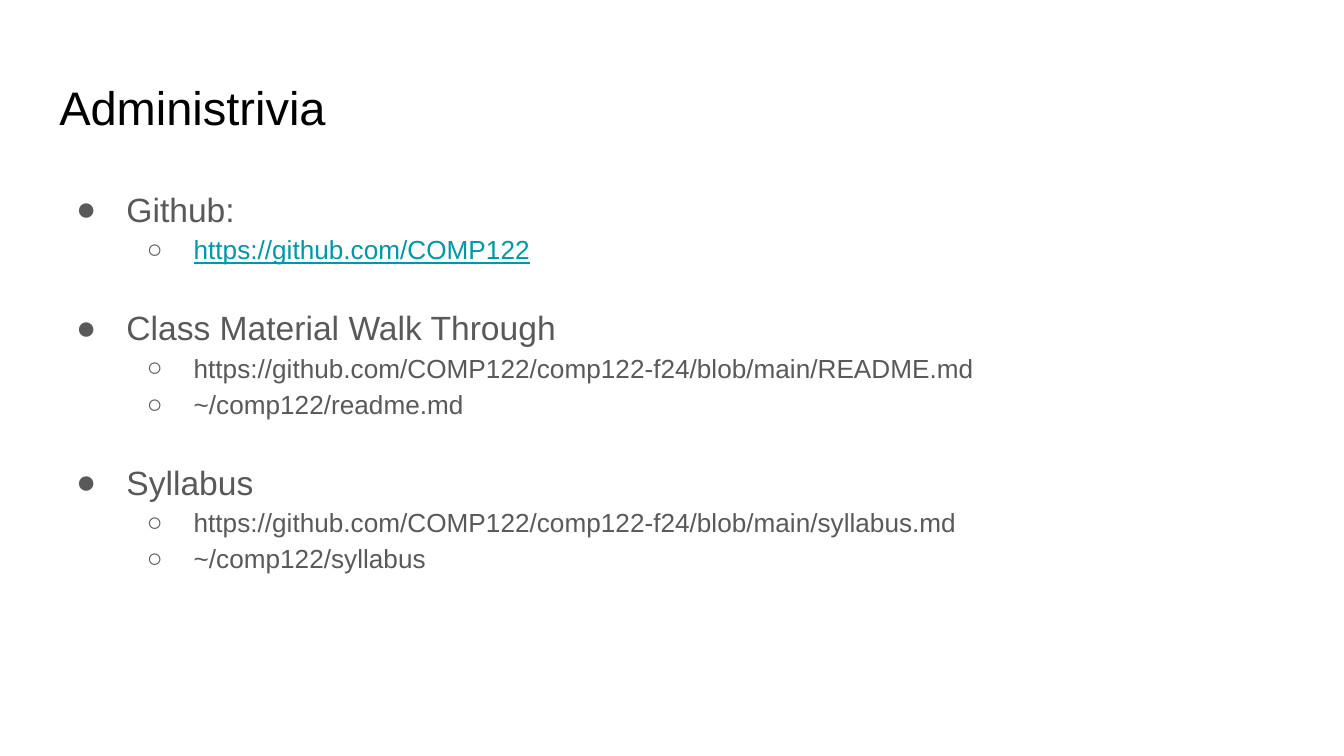
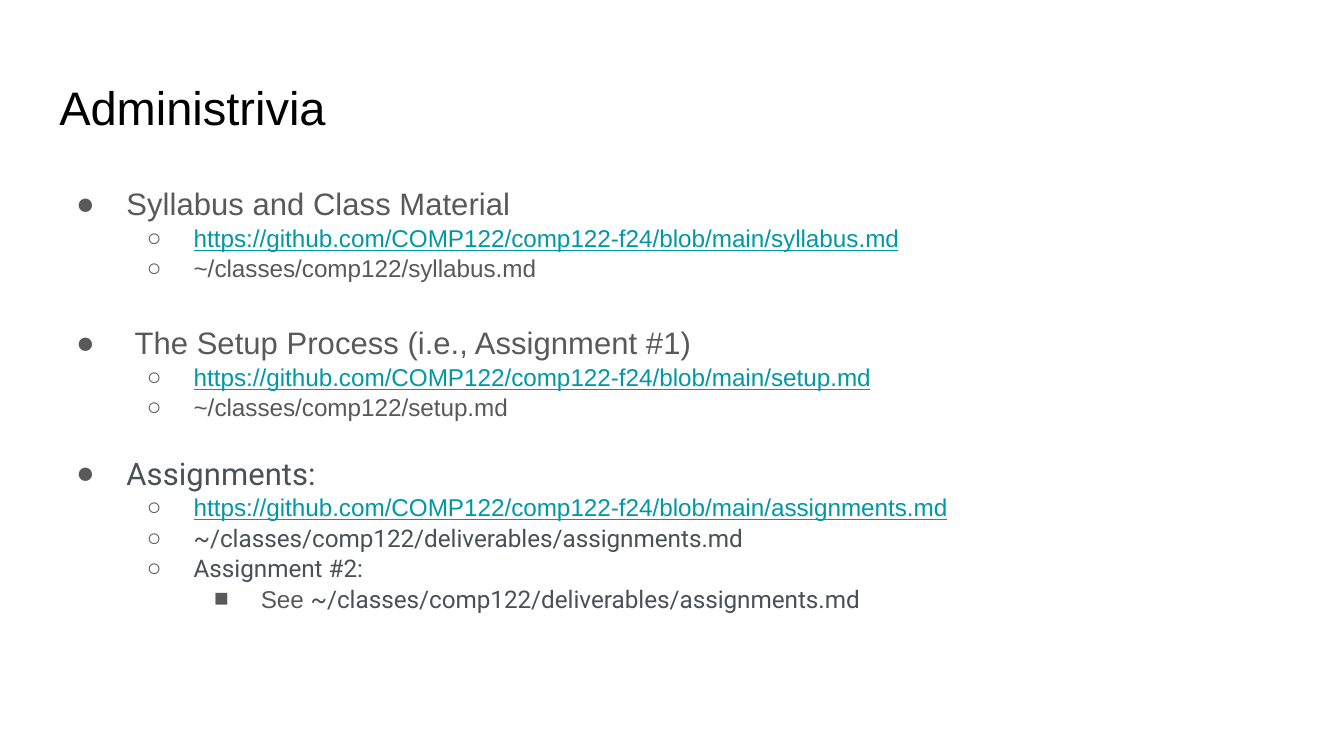
Before and after one commit to COMP122/comp122-f24, a slide deck: slide 8 of administrative/slide_presentations/.hidden/day1_agenda.pptx (slide 5 before the commit). Drawn at 1344x756 pixels with LibreOffice and Linux fonts; fonts in the diff are those of the drawing. Boxes give left, top, right and bottom in pixels: in the first picture for what was removed or moved away, otherwise in the second. Text is boxed around its words. In the diff, an @@ line names an element or a change of style, - is before the commit and + after.

```diff
--- a/administrative/slide_presentations/.hidden/day1_agenda.pptx
+++ b/administrative/slide_presentations/.hidden/day1_agenda.pptx
@@ text at box(126, 192, 510, 222): text changed; size 14 to 16.6 pt @@
-● Github:
-  ○ https://github.com/COMP122
-● Class Material Walk Through
-  ○ https://github.com/COMP122/comp122-f24/blob/main/README.md
-  ○ ~/comp122/readme.md
-● Syllabus
+● Syllabus and Class Material
@@ text at box(194, 229, 899, 252): size 14 to 12.9 pt, text colour #595959 to #0097A7, underline on in "https://github.com/COMP122/comp122-f24/blob/main/syllabus.md"; line spacing 1.15 to 1.05 @@
@@ text at box(126, 259, 948, 613): text changed; size 14 to 12.9 pt; text colour #595959 to #0097A7 @@
-  ○ ~/comp122/syllabus
+  ○ ~/classes/comp122/syllabus.md
+● The Setup Process (i.e., Assignment #1)
+  ○ https://github.com/COMP122/comp122-f24/blob/main/setup.md
+  ○ ~/classes/comp122/setup.md
+● Assignments:
+  ○ https://github.com/COMP122/comp122-f24/blob/main/assignments.md
+  ○ ~/classes/comp122/deliverables/assignments.md
+  ○ Assignment #2:
+    ■ See ~/classes/comp122/deliverables/assignments.md
```
Also in this commit, not shown: 3 other slides changed, 2 slides added, 1 slide removed, 6 other files.
